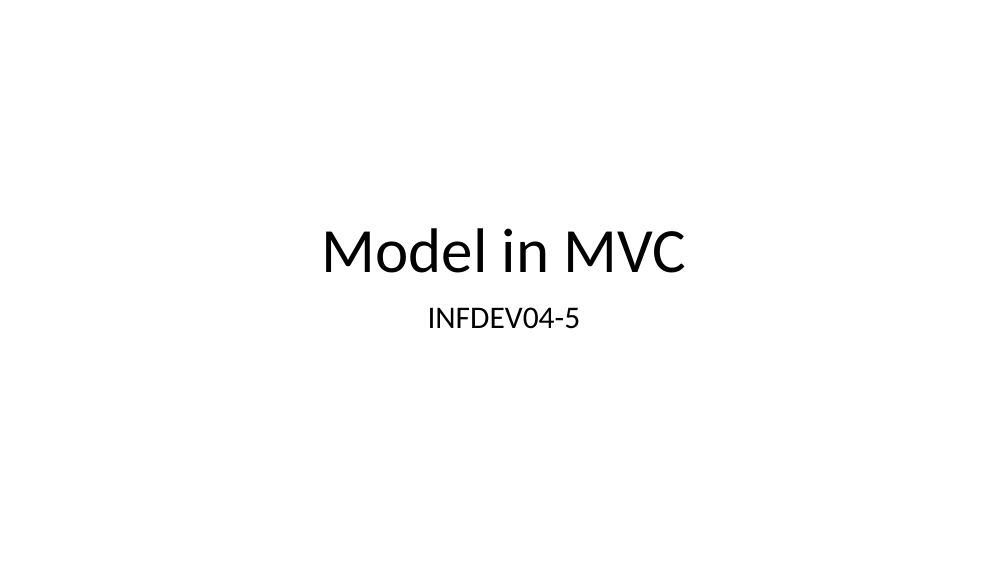
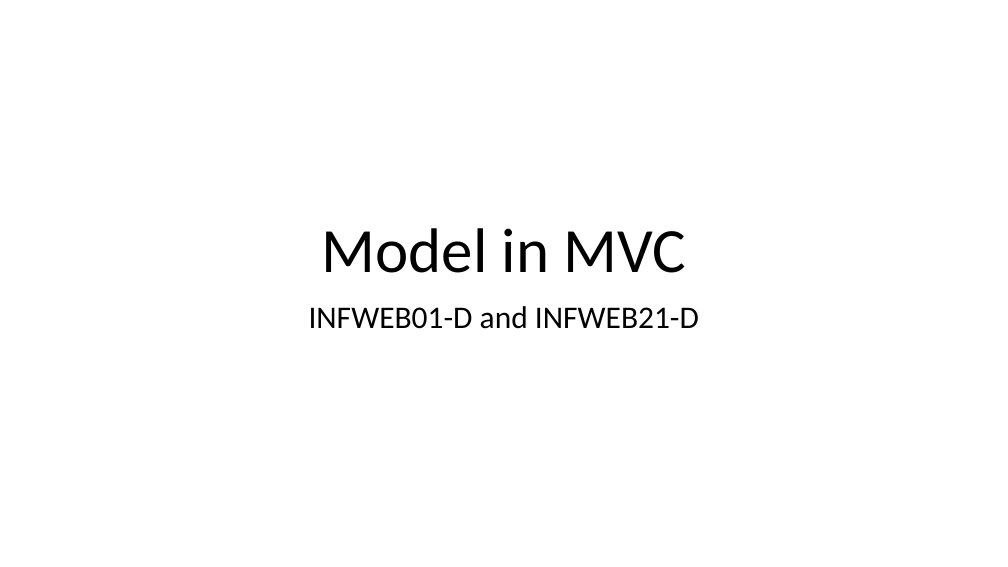
Before and after one commit to hogeschool/Development--Web, a slide deck: slide 1 of Lesson2/lesson2.pptx. Drawn at 1008x567 pixels with LibreOffice and Linux fonts; fonts in the diff are those of the drawing. Boxes give left, top, right and bottom in pixels: in the first picture for what was removed or moved away, otherwise in the second. Text is boxed around its words. In the diff, an @@ line names an element or a change of style, - is before the commit and + after.

```diff
--- a/Lesson2/lesson2.pptx
+++ b/Lesson2/lesson2.pptx
@@ subtitle at (x1=309, y1=306, x2=699, y2=329): text changed @@
-INFDEV04-5
+INFWEB01-D and INFWEB21-D
```
Also in this commit, not shown: 2 other slides changed, 3 slides added.
